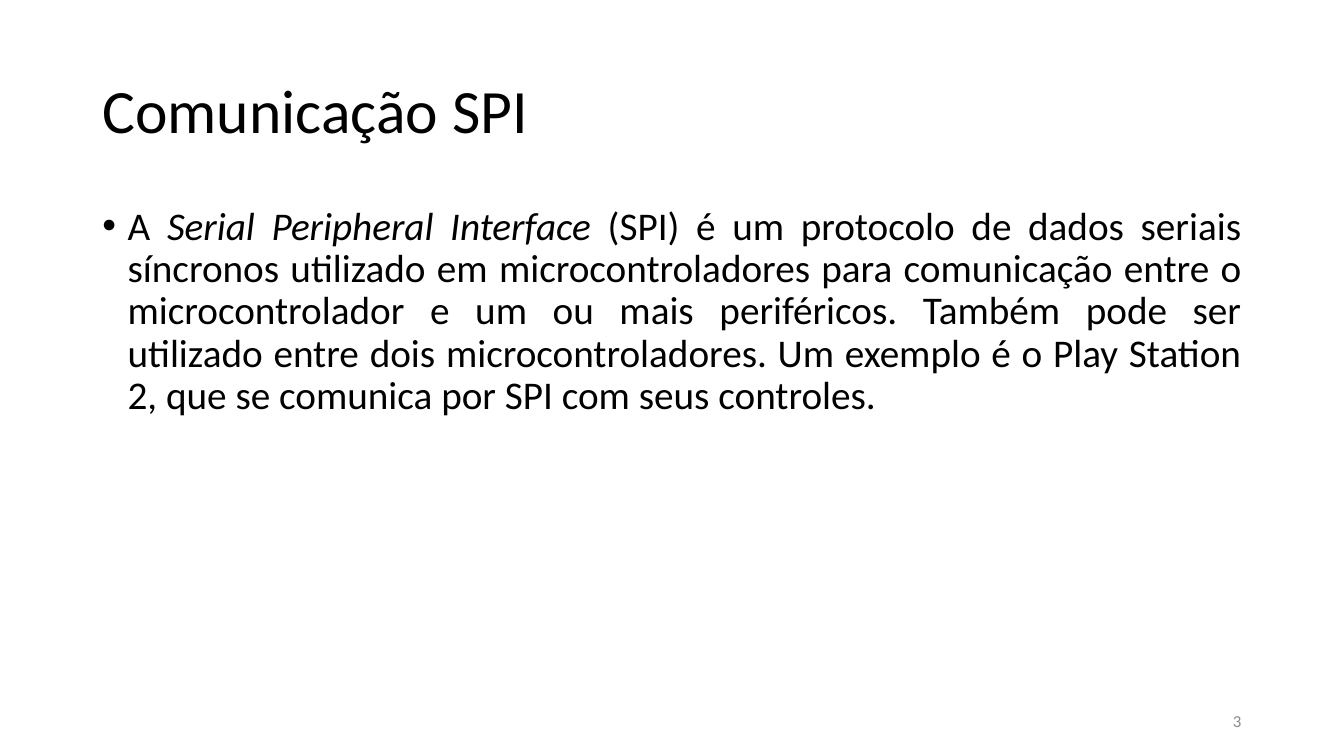
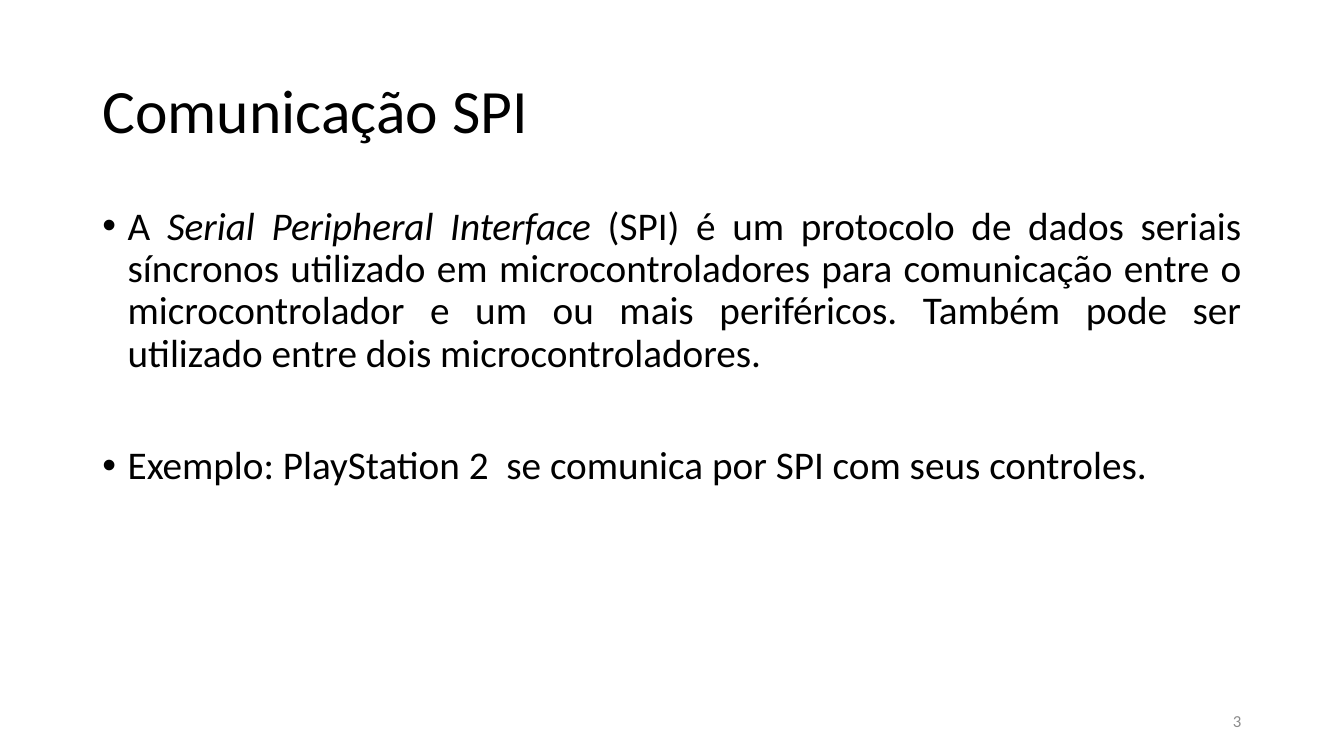
Before and after one commit to marcotulio95/PROJECT1-Arquitetura_-De_-Computadores, a slide deck: slide 3 of Apresentação/Arquitetura de Computadores3.pptx. Drawn at 1344x756 pixels with LibreOffice and Linux fonts; fonts in the diff are those of the drawing. Boxes give left, top, right and bottom in pixels: in the first picture for what was removed or moved away, otherwise in the second. Text is boxed around its words. In the diff, an @@ line names an element or a change of style, - is before the commit and + after.

```diff
--- a/Apresentação/Arquitetura de Computadores3.pptx
+++ b/Apresentação/Arquitetura de Computadores3.pptx
@@ text at (128, 211, 1242, 486): text changed @@
-• A Serial Peripheral Interface (SPI) é um protocolo de dados seriais síncronos utilizado em microcontroladores para comunicação entre o microcontrolador e um ou mais periféricos. Também pode ser utilizado entre dois microcontroladores. Um exemplo é o Play Station 2, que se comunica por SPI com seus controles.
+• A Serial Peripheral Interface (SPI) é um protocolo de dados seriais síncronos utilizado em microcontroladores para comunicação entre o microcontrolador e um ou mais periféricos. Também pode ser utilizado entre dois microcontroladores.
+• Exemplo: PlayStation 2 se comunica por SPI com seus controles.
```
Also in this commit, not shown: 4 other slides changed, 3 other files.
